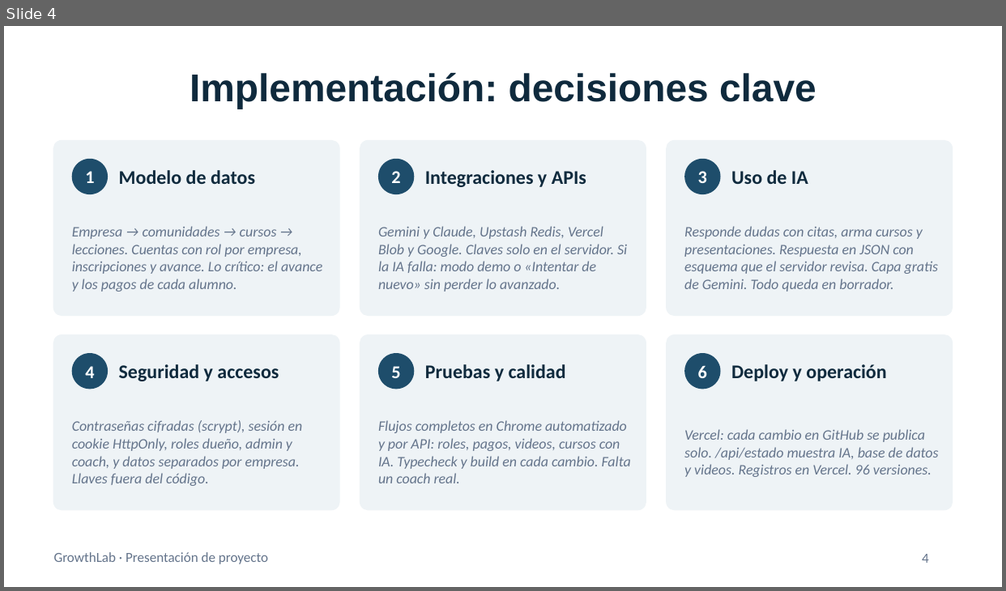
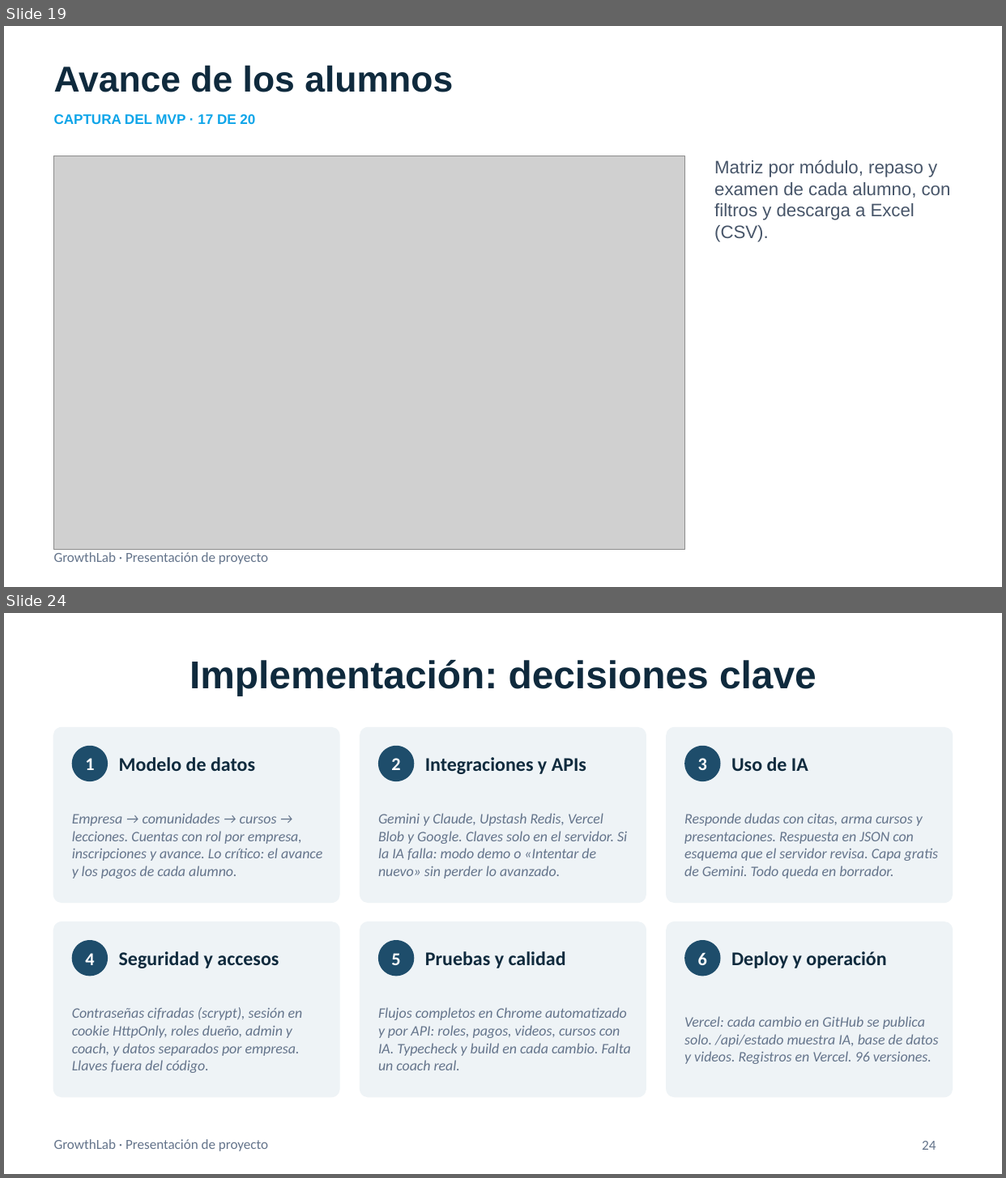
Before and after one commit to 3tted/plataforma-cursos-mvp, a slide deck: docs/Presentacion-GrowthLab-Merkatics.pptx. Shown one above the other, each under a label of ours: slide 4 before the commit, slides 19 and 24 after it; the slides between them are not shown. The pictures are 1006x591 and 1006x1178 pixels, drawn with LibreOffice and Linux fonts; fonts in the diff are those of the drawing; grey boxes stand for pictures. Boxes give left, top, right and bottom in pixels: in the first picture for what was removed or moved away, otherwise in the second. Text is boxed around its words. In the diff, an @@ line names an element or a change of style, - is before the commit and + after.

```diff
--- a/docs/Presentacion-GrowthLab-Merkatics.pptx
+++ b/docs/Presentacion-GrowthLab-Merkatics.pptx
@@ slide 19 added at <box>4,26,1002,587</box>, background #FFFFFF; not listed: 1 template element that a slide beside it also shows @@
@@ text added at <box>54,65,453,92</box>, 26 pt, text #0F2A3D, bold @@
+Avance de los alumnos
@@ text added at <box>54,114,255,124</box>, 10 pt, text #0EA5E9, bold @@
+CAPTURA DEL MVP · 17 DE 20
@@ picture added at <box>54,156,684,550</box> @@
@@ text added at <box>714,160,951,242</box>, 13 pt, text #475569 @@
+Matriz por módulo, repaso y examen de cada alumno, con filtros y descarga a Excel (CSV).
@@ what was slide 4 is now slide 24 @@
@@ page number at <box>922,1141,936,1150</box>: text changed @@
-4
+24
```
Also in this commit, not shown: 1 slide changed, 19 other slides added.
